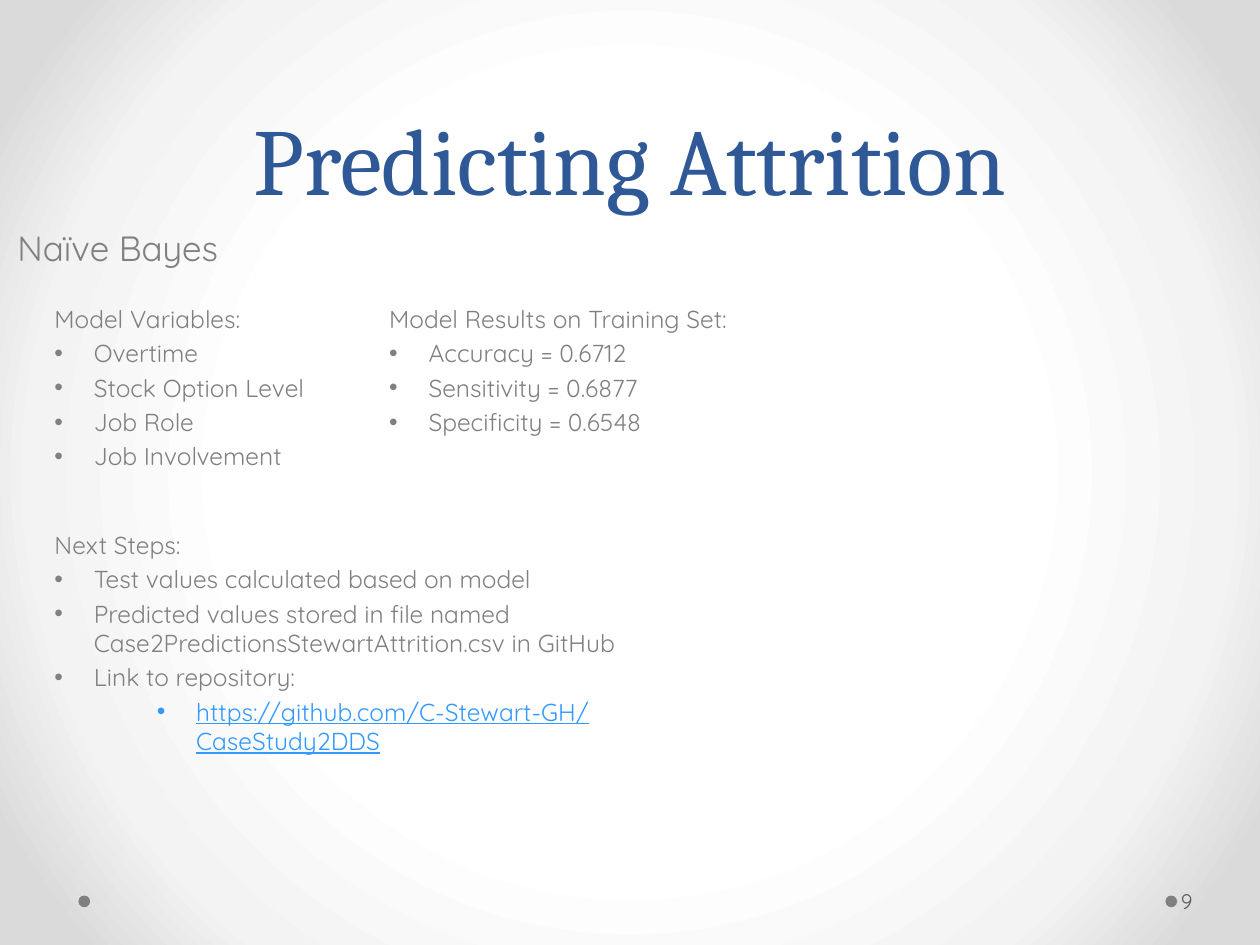
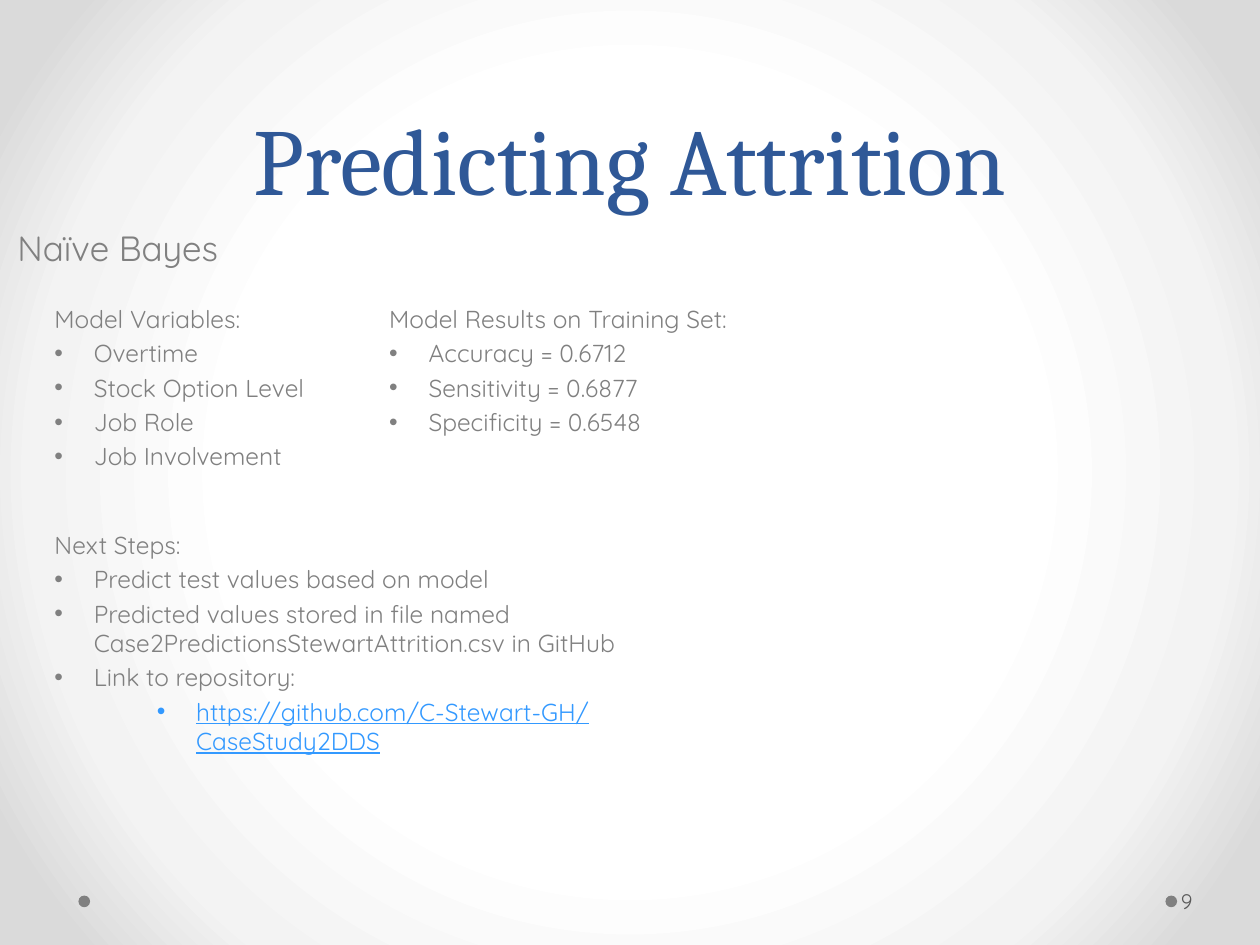
Before and after one commit to C-Stewart-GH/Attrition_and_Income_Prediction_Case_Study, a slide deck: slide 9 of PPT_Presentation/Final_CS2_Presentation.pptx. Drawn at 1260x945 pixels with LibreOffice and Linux fonts; fonts in the diff are those of the drawing. Boxes give left, top, right and bottom in pixels: in the first picture for what was removed or moved away, otherwise in the second. Text is boxed around its words. In the diff, an @@ line names an element or a change of style, - is before the commit and + after.

```diff
--- a/PPT_Presentation/Final_CS2_Presentation.pptx
+++ b/PPT_Presentation/Final_CS2_Presentation.pptx
@@ text at (94, 570, 489, 588): text changed @@
-• Test values calculated based on model
+• Predict test values based on model
```
Also in this commit, not shown: 5 other slides changed, 1 slide removed, 2 other files.
